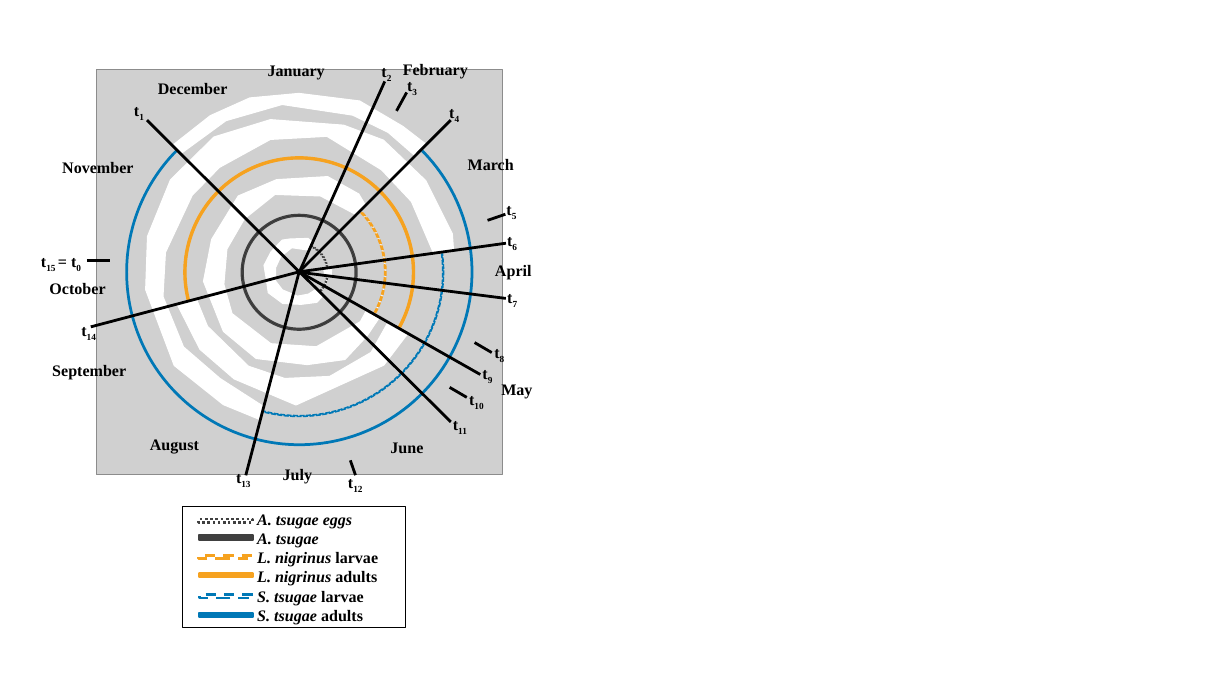
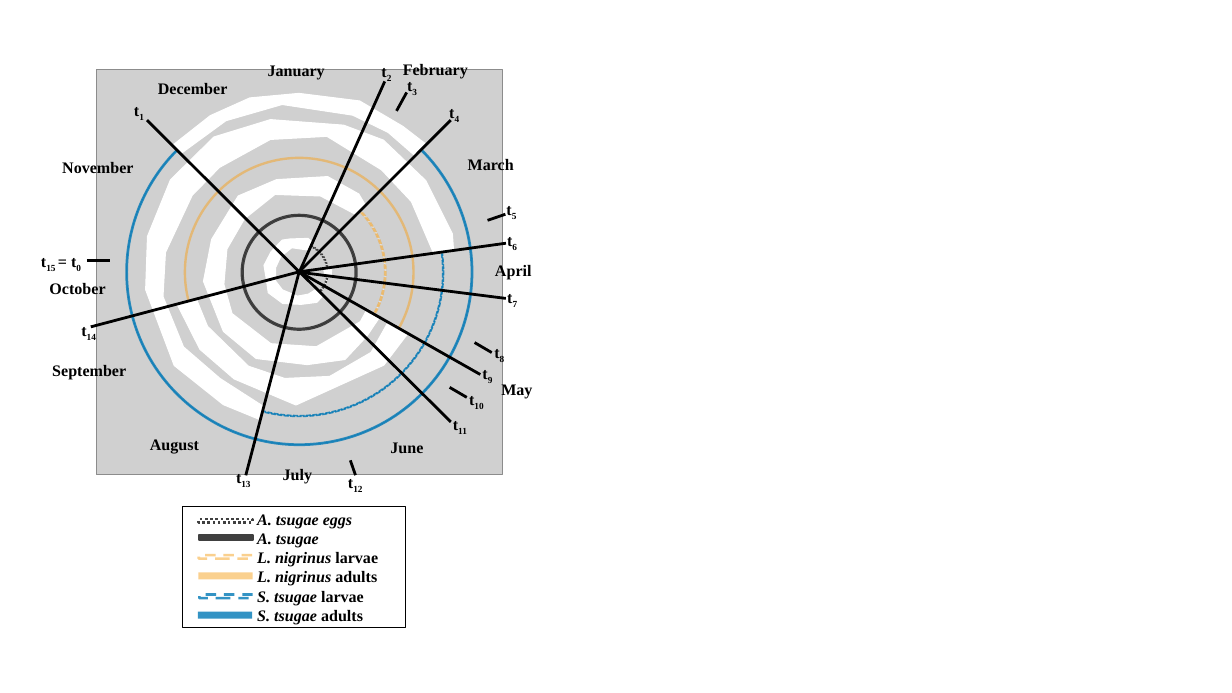
Before and after one commit to hannahmthompson/adelgid_models, a slide deck: slide 1 of adelgid_predator/als_seasonality_figure.pptx. Drawn at 1232x693 pixels with LibreOffice and Linux fonts; fonts in the diff are those of the drawing; grey boxes stand for pictures. Boxes give left, top, right and bottom in pixels: in the first picture for what was removed or moved away, otherwise in the second. Text is boxed around its words. In the diff, an @@ line names an element or a change of style, - is before the commit and + after.

```diff
--- a/adelgid_predator/als_seasonality_figure.pptx
+++ b/adelgid_predator/als_seasonality_figure.pptx
@@ donut at [126, 99, 472, 445]: fill #0078B6 to none @@
@@ donut at [155, 128, 444, 416]: fill #FFFFFF to none @@
@@ donut at [184, 157, 415, 388]: fill #F6A21F to #F6A21F at 50% opacity; outline #F6A21F 1.25 pt to none @@
@@ donut at [213, 185, 386, 359]: fill #FFFFFF to #FFFFFF at 50% opacity @@
@@ rectangle at [198, 572, 252, 579]: fill #F6A21F to #F6A21F at 50% opacity; outline #F6A21F 2.75 pt to none @@
@@ rectangle at [198, 612, 252, 619]: fill #0078B6 to #0078B6 at 80% opacity; outline #0078B6 2.75 pt to none; mirrored @@
```
Also in this commit, not shown: 1 other file.
